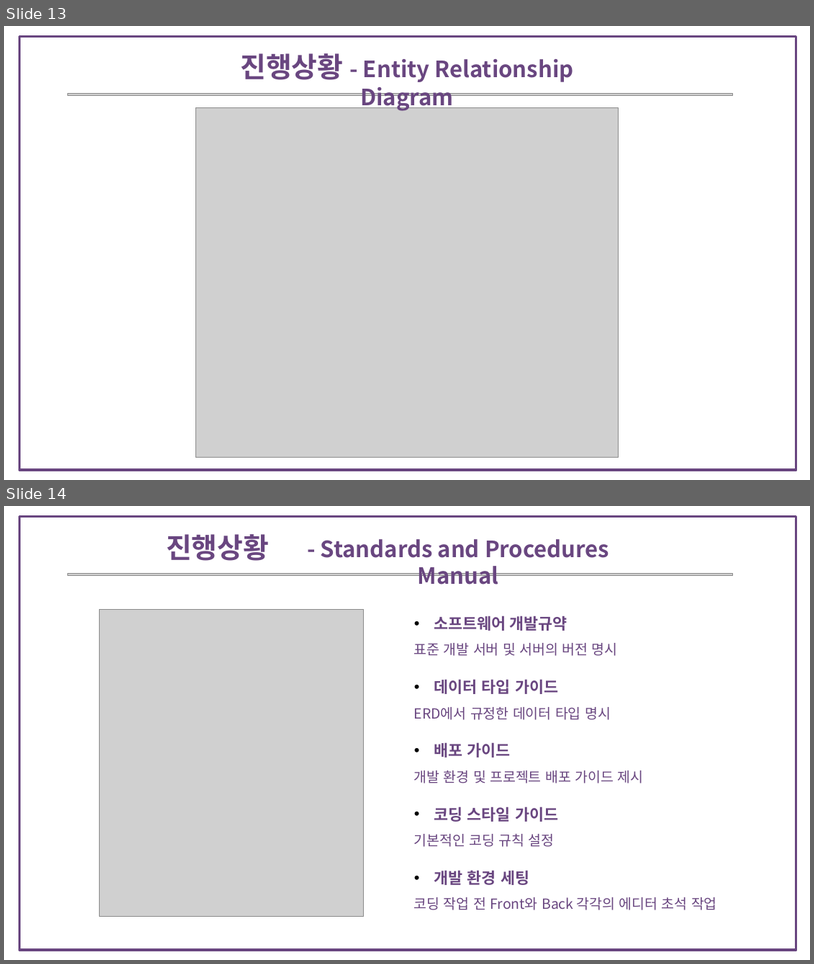
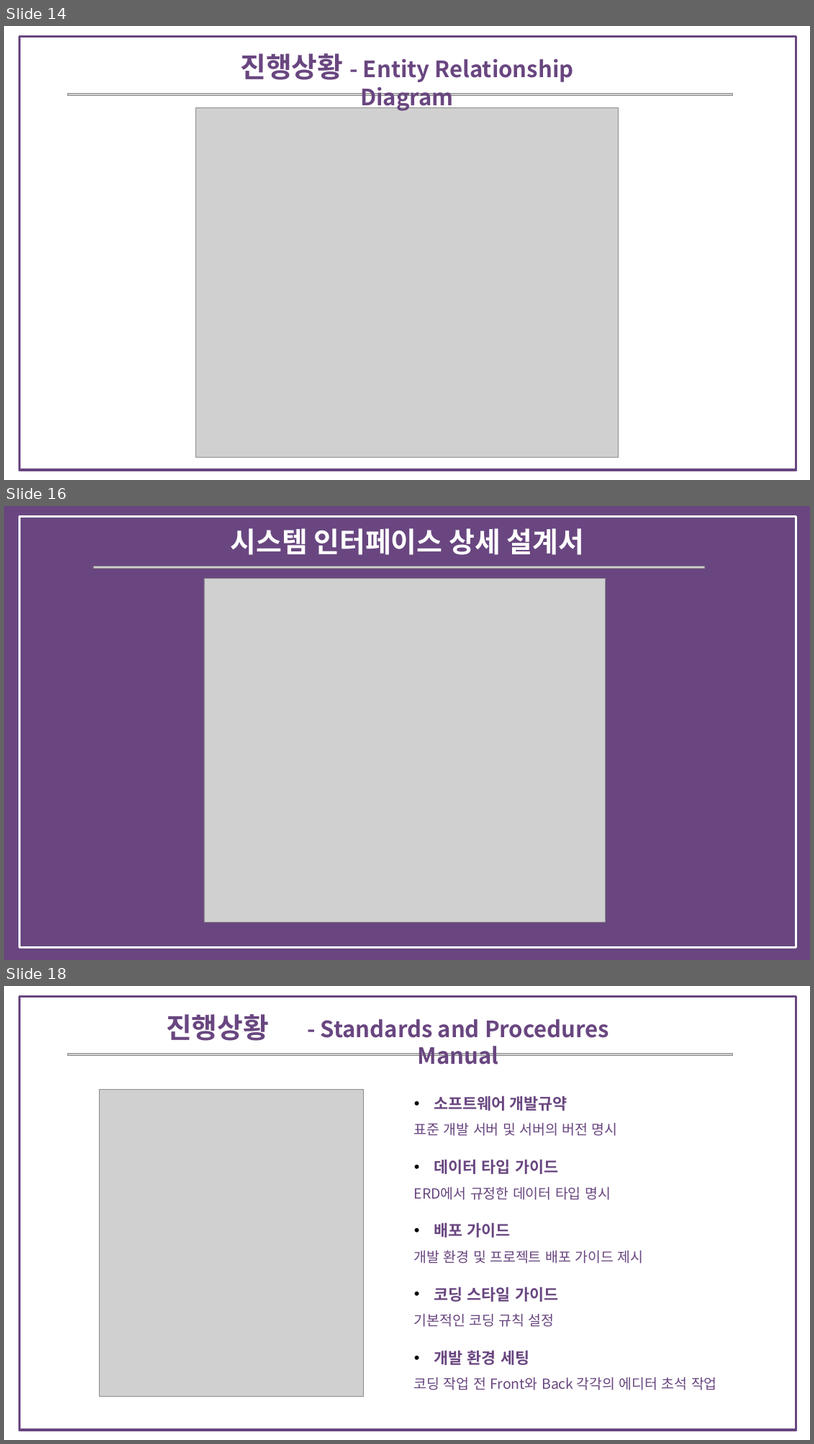
Before and after one commit to bitnarii/YMPM, a slide deck: 기획서/5조 Fit-back.pptx. Shown one above the other, each under a label of ours: slides 13 and 14 before the commit, slides 14, 16 and 18 after it; the slides between them are not shown. The pictures are 814x964 and 814x1444 pixels, drawn with LibreOffice and Linux fonts; fonts in the diff are those of the drawing; grey boxes stand for pictures. Boxes give left, top, right and bottom in pixels: in the first picture for what was removed or moved away, otherwise in the second. Text is boxed around its words. In the diff, an @@ line names an element or a change of style, - is before the commit and + after.

```diff
--- a/기획서/5조 Fit-back.pptx
+++ b/기획서/5조 Fit-back.pptx
@@ slide 16 added at bbox=[4, 506, 810, 960], background #694680 @@
@@ rectangle added at bbox=[19, 517, 796, 950], outline #694680 4.5 pt @@
@@ rectangle added at bbox=[19, 517, 796, 947], outline #FFFFFF 4.5 pt @@
@@ text added at bbox=[230, 528, 584, 555], 50 pt, text #FFFFFF, bold @@
+시스템 인터페이스 상세 설계서
@@ picture added at bbox=[93, 566, 705, 568] @@
@@ picture added at bbox=[204, 578, 606, 921] @@
@@ what was slide 13 is now slide 14 @@
@@ what was slide 14 is now slide 18 @@
```
Also in this commit, not shown: 3 slides changed, 5 other slides added, 1 slide removed.
